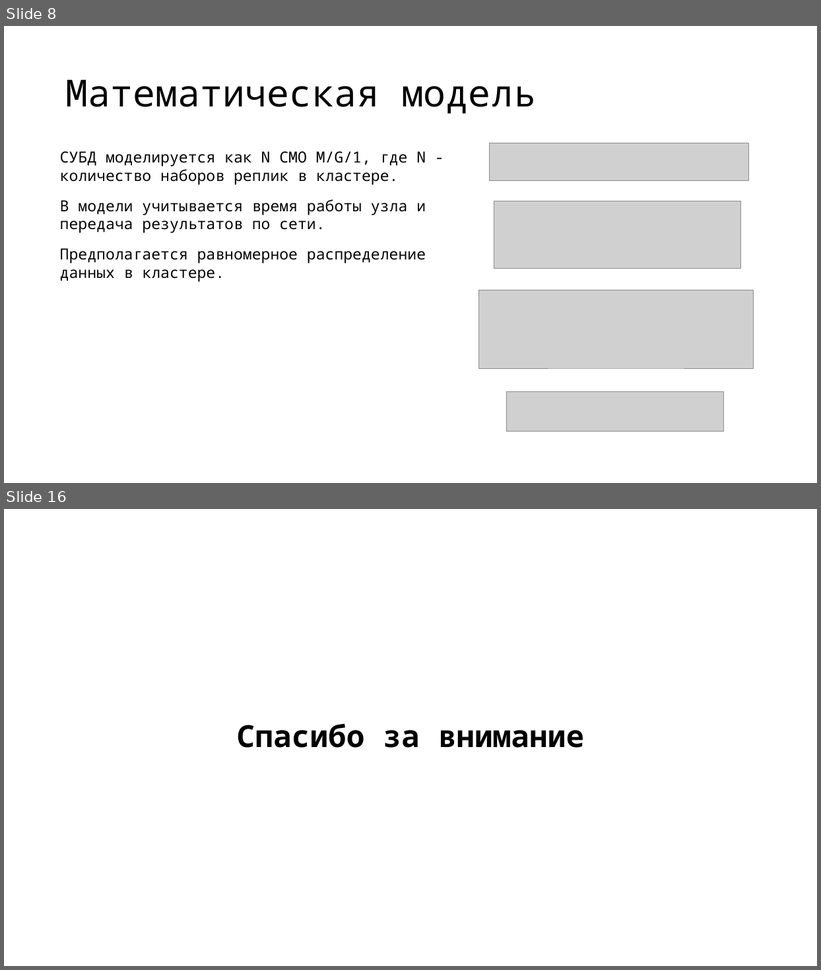
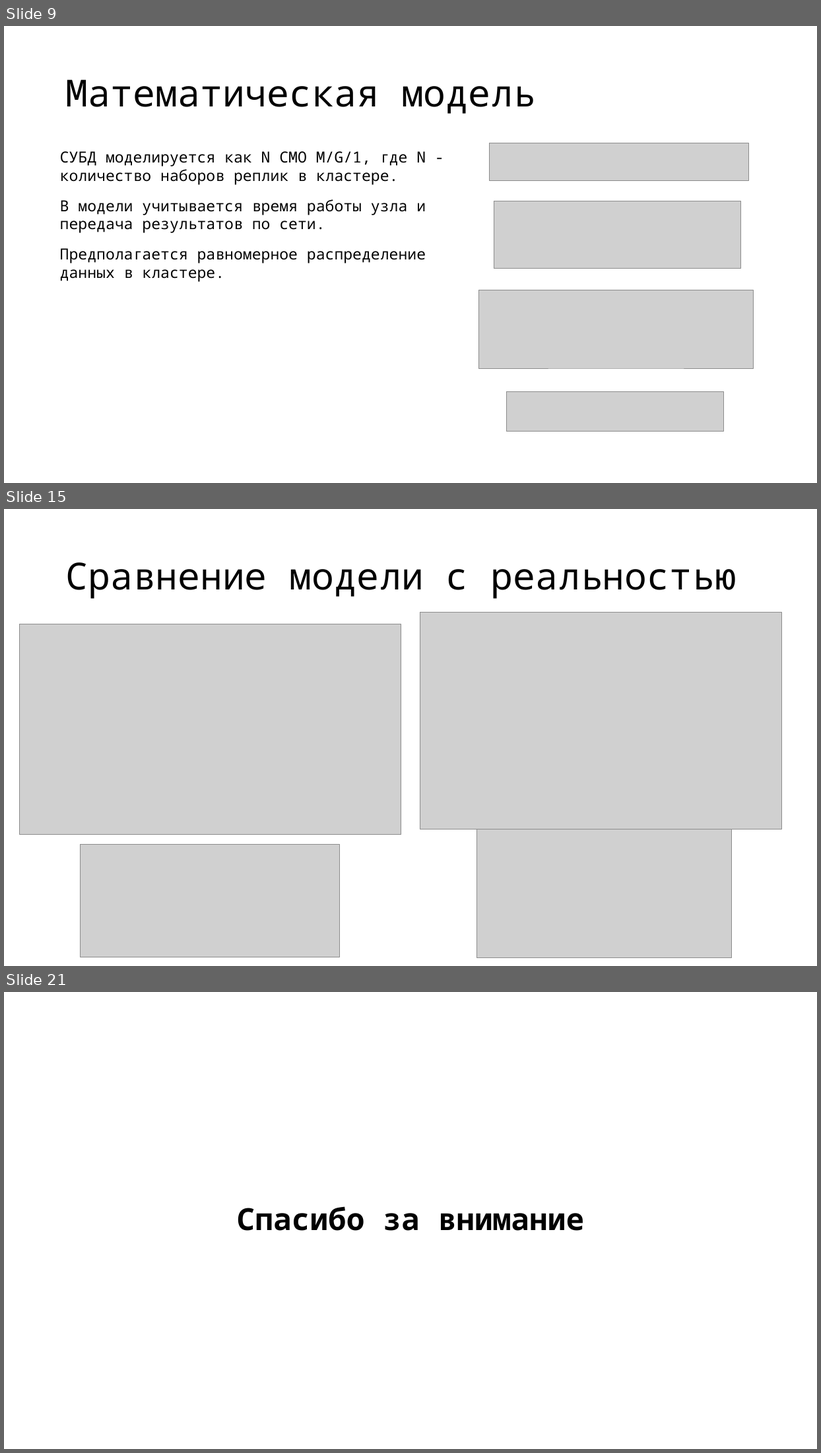
Before and after one commit to vitosotdihaet/pind, a slide deck: presentation.odp. Shown one above the other, each under a label of ours: slides 8 and 16 before the commit, slides 9, 15 and 21 after it; the slides between them are not shown. The pictures are 821x970 and 821x1453 pixels, drawn with LibreOffice and Linux fonts; fonts in the diff are those of the drawing; grey boxes stand for pictures. Boxes give left, top, right and bottom in pixels: in the first picture for what was removed or moved away, otherwise in the second. Text is boxed around its words. In the diff, an @@ line names an element or a change of style, - is before the commit and + after.

```diff
--- a/presentation.odp
+++ b/presentation.odp
@@ slide 15 added at (x1=4, y1=509, x2=817, y2=966), background #FFFFFF @@
@@ title added at (x1=66, y1=562, x2=737, y2=599), 44 pt, text #000000 @@
+Сравнение модели с реальностью
@@ picture added at (x1=19, y1=625, x2=401, y2=835) @@
@@ picture added at (x1=420, y1=612, x2=781, y2=829) @@
@@ picture added at (x1=81, y1=844, x2=339, y2=957) @@
@@ picture added at (x1=477, y1=829, x2=733, y2=958) @@
@@ what was slide 8 is now slide 9 @@
@@ what was slide 16 is now slide 21 @@
```
Also in this commit, not shown: 7 slides changed, 5 other slides added, 1 slide removed, 2 other files.
